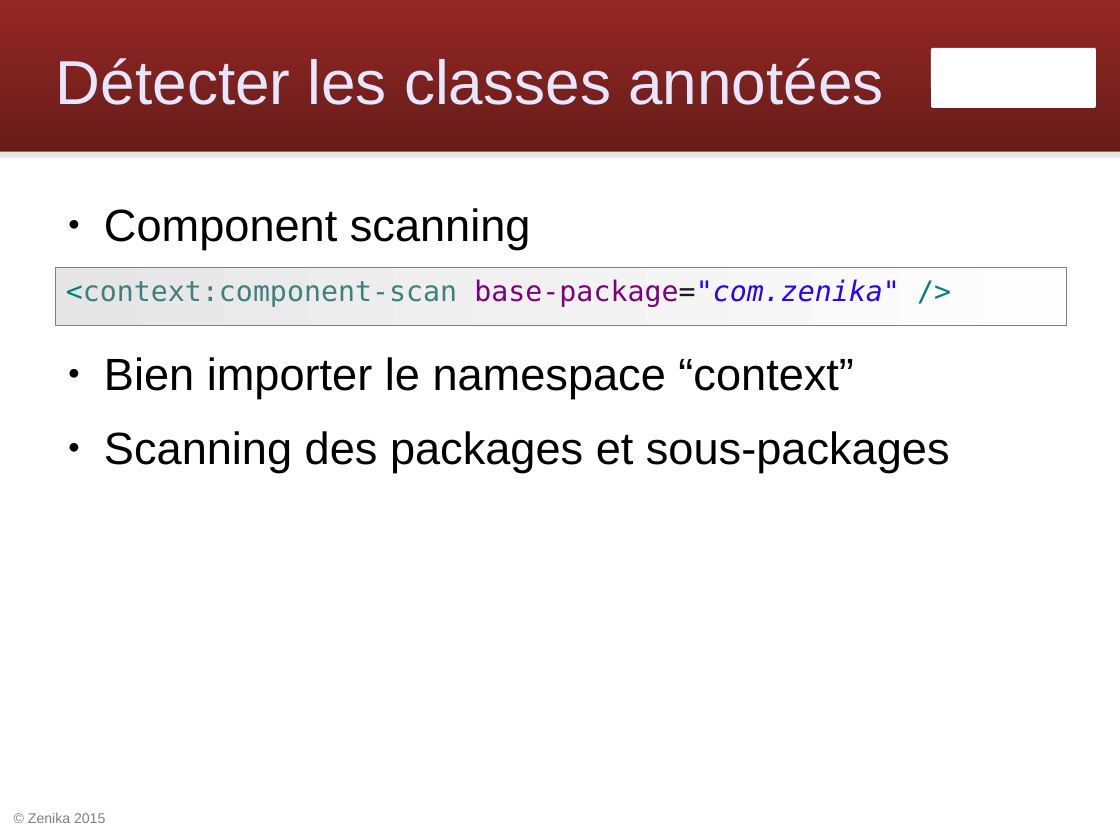
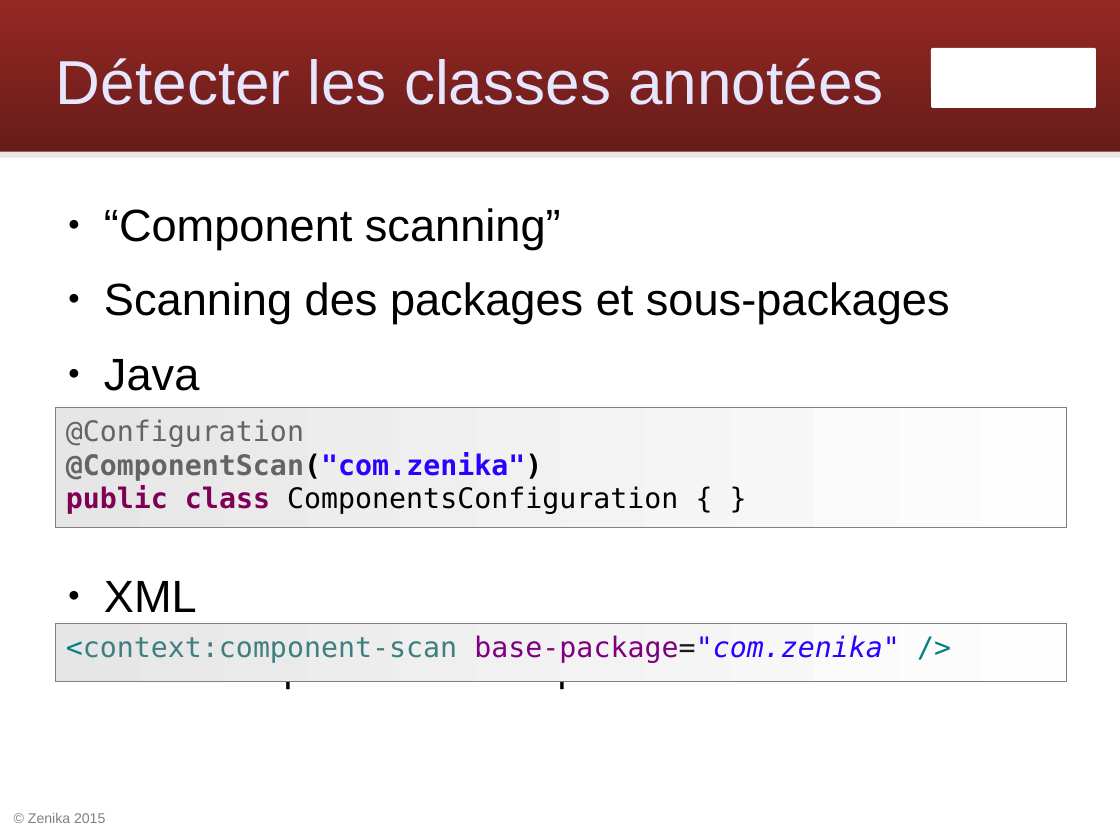
Before and after one commit to Zenika/workshop-spring-core, a slide deck: slide 35 of spring-workshop.odp (slide 34 before the commit). Drawn at 1120x840 pixels with LibreOffice and Linux fonts; fonts in the diff are those of the drawing; background and template pictures are left out. Boxes give left, top, right and bottom in pixels: in the first picture for what was removed or moved away, otherwise in the second. Text is boxed around its words. In the diff, an @@ line names an element or a change of style, - is before the commit and + after.

Commit message:
Utiliser config Java pour les annotations

```diff
--- a/spring-workshop.odp
+++ b/spring-workshop.odp
@@ text at box(104, 208, 950, 612): text changed @@
-● Component scanning
+● “Component scanning”
+● Scanning des packages et sous-packages
+● Java
+● XML
@@ rectangle added at box(56, 408, 1067, 527), fill gradient #E6E6E6 to #FEFEFE, outline #808080 0 pt, 20 pt, text #646464 @@
+@Configuration
+@ComponentScan("com.zenika")
+public class ComponentsConfiguration { }
@@ text at box(104, 431, 950, 472): paragraph removed @@
-● Scanning des packages et sous-packages
@@ rectangle "<context:component-scan base-package="com.zenika" />": place and size @@
-rectangle "<context:component-scan base-package="com.zenika" />" at box(56, 268, 1067, 325)
+rectangle "<context:component-scan base-package="com.zenika" />" at box(56, 624, 1067, 681)
@@ text at box(152, 650, 808, 689): size 32 to 28 pt in "Bien importer le namespace “context”"; bullet ● to −; list level 1 to 2 in "Bien importer le namespace “context”" @@
```
Also in this commit, not shown: 8 other slides changed, 7 slides removed, 10 other files.
